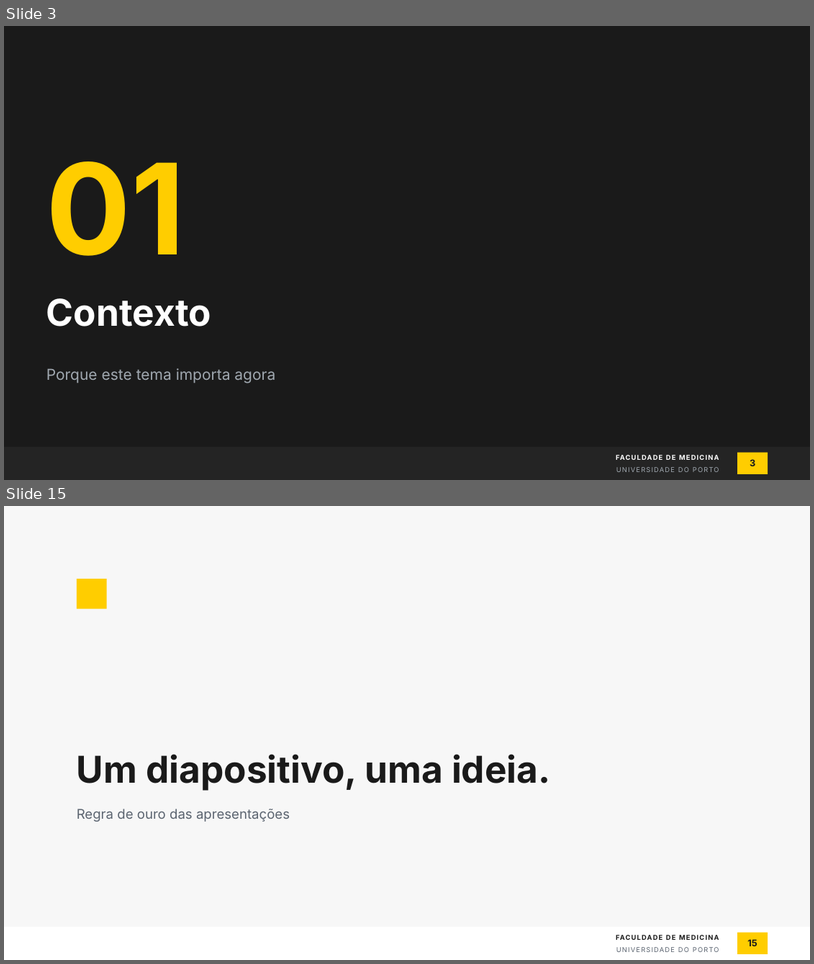
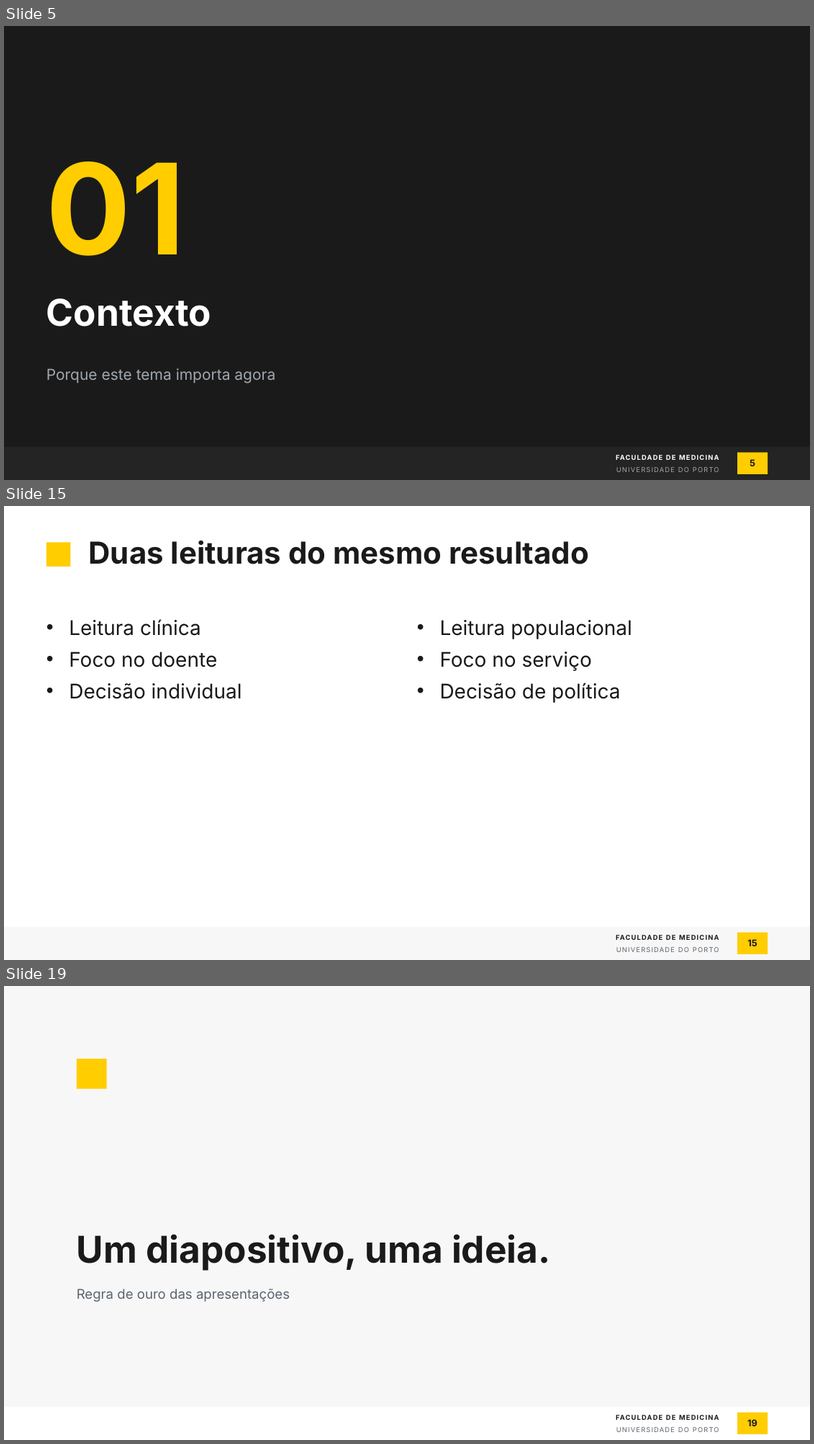
Before and after one commit to tiagojct/quarto-fmup, a slide deck: pptx/fmup-exemplo.pptx. Shown one above the other, each under a label of ours: slides 3 and 15 before the commit, slides 5, 15 and 19 after it; the slides between them are not shown. The pictures are 814x964 and 814x1444 pixels, drawn with LibreOffice and Linux fonts; fonts in the diff are those of the drawing; background and template pictures are left out. Boxes give left, top, right and bottom in pixels: in the first picture for what was removed or moved away, otherwise in the second. Text is boxed around its words. In the diff, an @@ line names an element or a change of style, - is before the commit and + after.

```diff
--- a/pptx/fmup-exemplo.pptx
+++ b/pptx/fmup-exemplo.pptx
@@ slide 15 added at (x1=4, y1=506, x2=810, y2=960), background #FFFFFF; not listed: 3 template elements that a slide beside it also shows @@
@@ rectangle added at (x1=46, y1=542, x2=70, y2=566), fill #FFCD00 @@
@@ title added at (x1=89, y1=540, x2=589, y2=564), 36 pt, text #1A1A1A, bold @@
+Duas leituras do mesmo resultado
@@ text added at (x1=69, y1=619, x2=242, y2=699), 24 pt, text #1A1A1A @@
+• Leitura clínica
+• Foco no doente
+• Decisão individual
@@ text added at (x1=440, y1=620, x2=633, y2=703), 24 pt, text #1A1A1A @@
+• Leitura populacional
+• Foco no serviço
+• Decisão de política
@@ rectangle added at (x1=4, y1=926, x2=810, y2=960), fill #F7F7F7 @@
@@ page number added at (x1=748, y1=939, x2=757, y2=946), 11 pt, text #1A1A1A, bold @@
+15
@@ what was slide 3 is now slide 5 @@
@@ page number at (x1=750, y1=459, x2=756, y2=466): text changed @@
-3
+5
@@ what was slide 15 is now slide 19 @@
```
Also in this commit, not shown: 10 slides changed, 7 other slides added, 2 slides removed, 5 other files.
